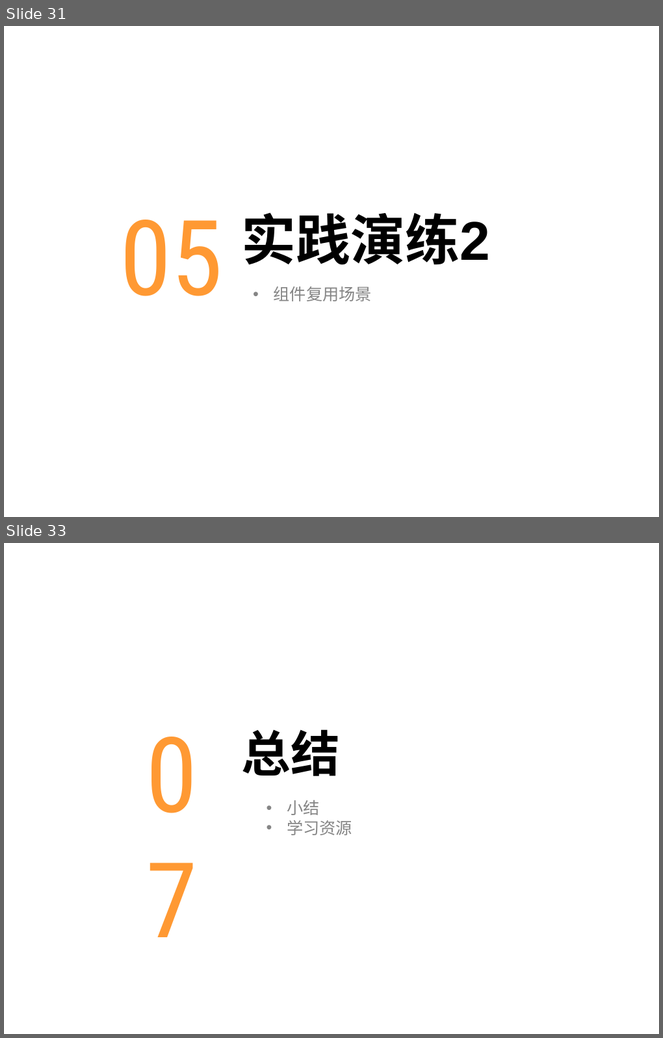
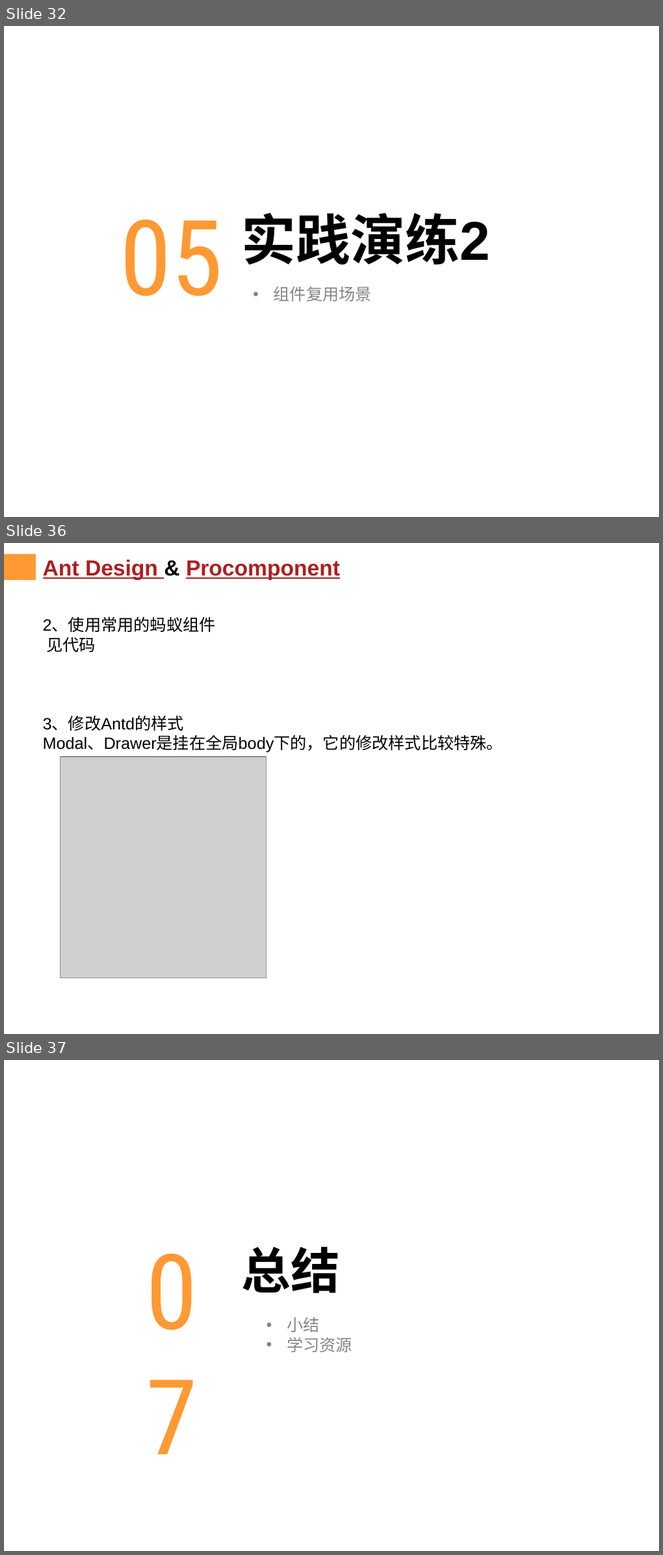
Before and after one commit to chenqiuli/JY_Peixun_1, a slide deck: PPT内容.pptx. Shown one above the other, each under a label of ours: slides 31 and 33 before the commit, slides 32, 36 and 37 after it; the slides between them are not shown. The pictures are 663x1038 and 663x1555 pixels, drawn with LibreOffice and Linux fonts; fonts in the diff are those of the drawing; grey boxes stand for pictures; background and template pictures are left out. Boxes give left, top, right and bottom in pixels: in the first picture for what was removed or moved away, otherwise in the second. Text is boxed around its words. In the diff, an @@ line names an element or a change of style, - is before the commit and + after.

```diff
--- a/PPT内容.pptx
+++ b/PPT内容.pptx
@@ slide 36 added at [4, 543, 659, 1034], background #FFFFFF; not listed: 1 template element that a slide beside it also shows @@
@@ rectangle added at [4, 554, 35, 578], fill #FF9933 @@
@@ title added at [43, 559, 340, 580], 24 pt, text #AD1F1F, bold, underline @@
+Ant Design & Procomponent
@@ text added at [43, 618, 503, 752], 18 pt, text #000000 @@
+2、使用常用的蚂蚁组件
+见代码
+3、修改Antd的样式
+Modal、Drawer是挂在全局body下的，它的修改样式比较特殊。
@@ picture added at [61, 757, 267, 978] @@
@@ what was slide 31 is now slide 32 @@
@@ what was slide 33 is now slide 37 @@
```
Also in this commit, not shown: 4 slides changed, 3 other slides added, 17 other files.
